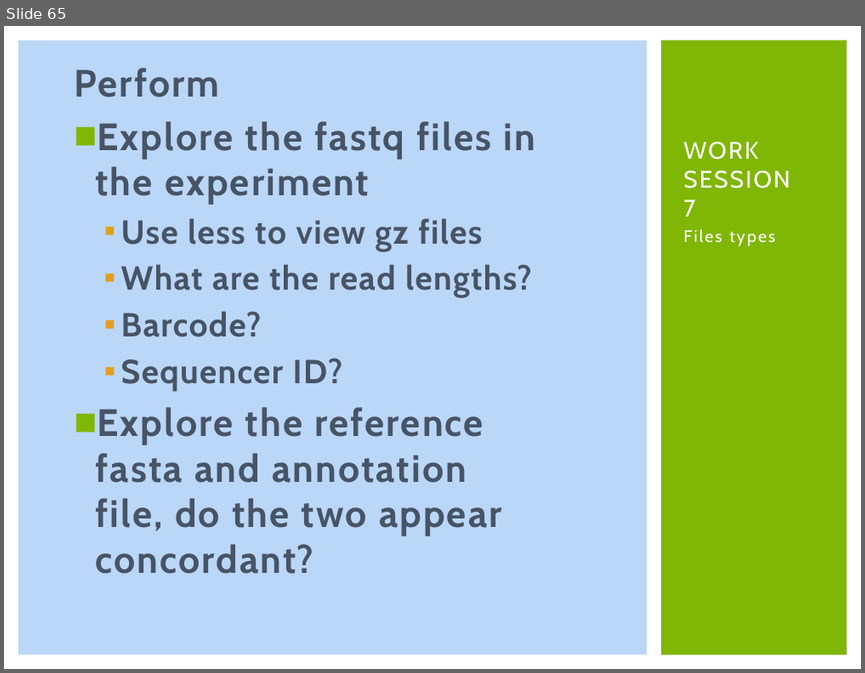
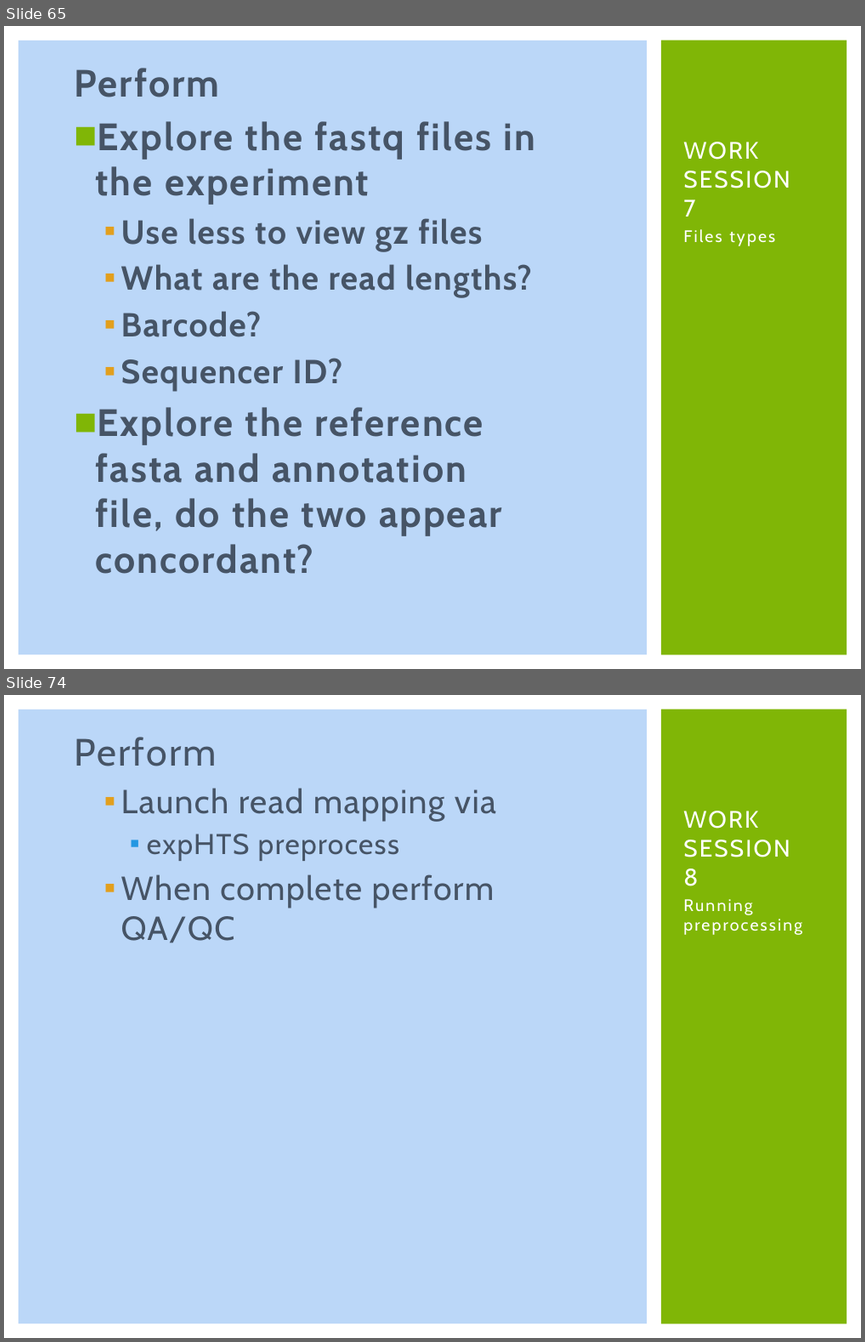
Before and after one commit to msettles/Workshop_RNAseq, a slide deck: powerpoints/RNA-seq-Piracicaba2015.pptx. Shown one above the other, each under a label of ours: slide 65 before the commit, slides 65 and 74 after it; the slides between them are not shown. The pictures are 865x673 and 865x1342 pixels, drawn with LibreOffice and Linux fonts; fonts in the diff are those of the drawing. Boxes give left, top, right and bottom in pixels: in the first picture for what was removed or moved away, otherwise in the second. Text is boxed around its words. In the diff, an @@ line names an element or a change of style, - is before the commit and + after.

```diff
--- a/powerpoints/RNA-seq-Piracicaba2015.pptx
+++ b/powerpoints/RNA-seq-Piracicaba2015.pptx
@@ slide 74 added at (x1=4, y1=695, x2=861, y2=1338), background #BBD7F8; not listed: 3 template elements that a slide beside it also shows @@
@@ text added at (x1=74, y1=737, x2=496, y2=943), 28 pt, text #465466 @@
+Perform
+  ▪ Launch read mapping via
+    ▪ expHTS preprocess
+  ▪ When complete perform QA/QC
@@ title added at (x1=683, y1=811, x2=790, y2=886), 20 pt, text #FFFFFF @@
+WORK
+SESSION
+8
@@ text added at (x1=675, y1=895, x2=832, y2=1158), 14 pt, text #FFFFFF @@
+Running preprocessing
```
Also in this commit, not shown: 31 other slides added, 6 other files.
